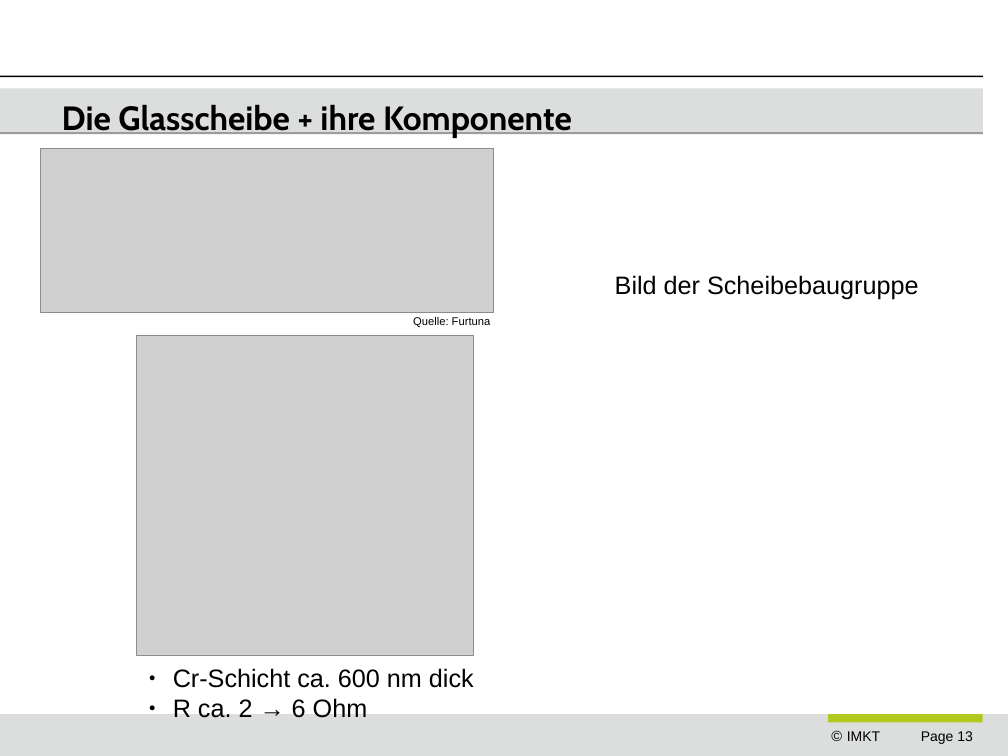
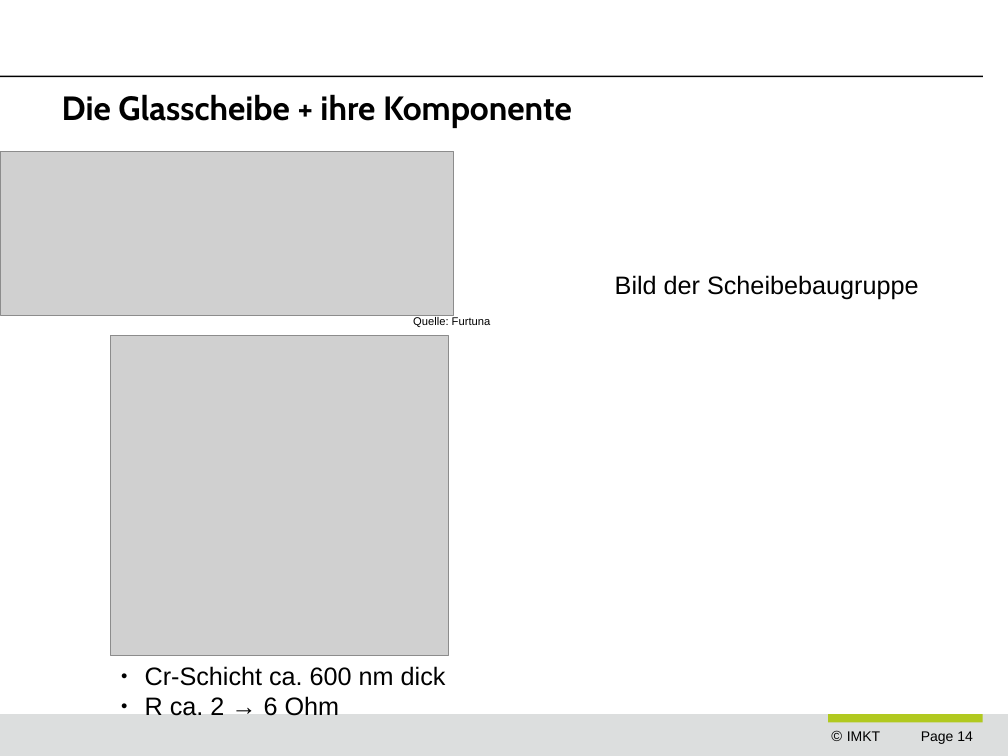
Before and after one commit to ngocminhdao88/dao_masterarbeit, a slide deck: slide 14 of presentations/dao_end_prezi.odp (slide 13 before the commit). Drawn at 1008x756 pixels with LibreOffice and Linux fonts; fonts in the diff are those of the drawing; grey boxes stand for pictures; background and template pictures are left out. Boxes give left, top, right and bottom in pixels: in the first picture for what was removed or moved away, otherwise in the second. Text is boxed around its words. In the diff, an @@ line names an element or a change of style, - is before the commit and + after.

Commit message:
added some picture to the end presentation

```diff
--- a/presentations/dao_end_prezi.odp
+++ b/presentations/dao_end_prezi.odp
@@ rounded rectangle removed at <box>0,89,983,132</box> @@
@@ title "Die Glasscheibe + ihre Komponente": place and size @@
-title "Die Glasscheibe + ihre Komponente" at <box>62,104,572,138</box>
+title "Die Glasscheibe + ihre Komponente" at <box>62,94,572,128</box>
@@ picture: place and size @@
-picture at <box>41,148,494,312</box>
+picture at <box>1,151,454,316</box>
@@ picture: place and size @@
-picture at <box>136,336,474,655</box>
+picture at <box>111,336,449,655</box>
@@ text "Cr-Schicht ca. 600 nm dick": place and size @@
-text "Cr-Schicht ca. 600 nm dick" at <box>173,668,474,718</box>
+text "Cr-Schicht ca. 600 nm dick" at <box>145,666,446,716</box>
@@ page number at <box>921,731,973,744</box>: text changed @@
-Page 13
+Page 14
```
Also in this commit, not shown: 17 other slides changed, 4 slides added, 2 slides removed, 3 other files.
